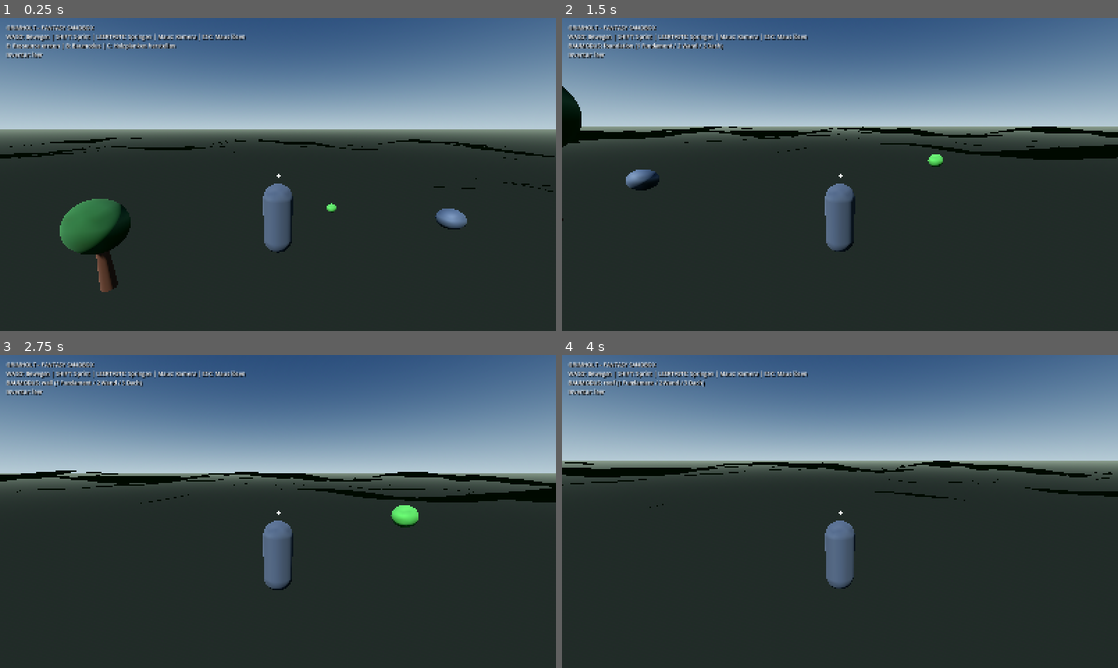
Above: before the commit, frames 1-4 (two rows, left to right).
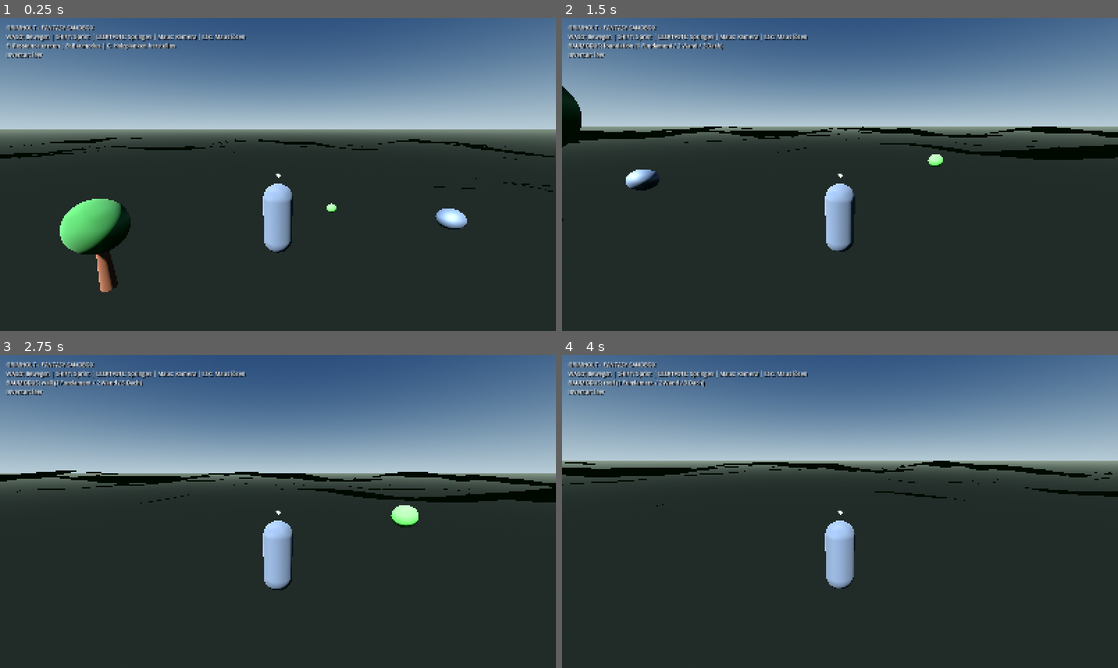
Above: after the commit, the same moments.

Repository: HazelTheSquirrel/Grimholt-Test
Game: Godot game, scene res://scenes/main.tscn
Same seed, same stepped clock (60 frames per second), same inputs: the game is played once before the commit and once after it.
Inputs (mouse positions are in pixels of both pictures, inside the frame that each line leads up to):
- Up to frame 1 (0.25 s): no input
- Up to frame 2 (1.5 s): tap Enter at 0.5 s; move the mouse to (867, 174) at 0.52 s; hold W (move_forward) from 0.53 s (still down); tap B at 0.6 s; click (867, 174) at 0.67 s; tap Space at 0.77 s; move the mouse to (812, 174) at 1.27 s; tap 1 at 1.35 s
- Up to frame 3 (2.75 s): keep holding W (move_forward); tap Space at 1.52 s; move the mouse to (289, 505) at 2.02 s; tap 2 at 2.1 s
- Up to frame 4 (4 s): keep holding W (move_forward); move the mouse to (834, 517) at 2.77 s; tap 3 at 2.85 s; click (834, 517) at 2.92 s; tap Space at 3.02, 3.77 s; move the mouse to (878, 514) at 3.52 s; tap C at 3.6 s

The runs differ from the first frame. In frame 1, 2.8% of the frame differs, in the area x 10-84%, y 49-88%; in frame 2, 1.2%; in frame 3, 1.3%; in frame 4, 1.0%.

Commit message:
Make the main world scene editable in the Godot editor

Diff:
--- a/Grimholt/scenes/main.tscn
+++ b/Grimholt/scenes/main.tscn
@@ -1,6 +1,80 @@
-[gd_scene load_steps=2 format=3]
+[gd_scene load_steps=8 format=3]
 
-[ext_resource type="Script" path="res://scripts/main.gd" id="1"]
+[ext_resource type="Script" path="res://scripts/main.gd" id="1_main"]
+[ext_resource type="Script" path="res://scripts/world/terrain_world.gd" id="2_terrain"]
+[ext_resource type="Script" path="res://scripts/player_controller.gd" id="3_player"]
+[ext_resource type="Script" path="res://scripts/systems/building_system.gd" id="4_building"]
+[ext_resource type="Script" path="res://scripts/systems/inventory.gd" id="5_inventory"]
+
+[sub_resource type="CapsuleShape3D" id="Capsule_player"]
+radius = 0.38
+height = 1.8
+
+[sub_resource type="CapsuleMesh" id="CapsuleMesh_player"]
+radius = 0.36
+height = 1.75
 
 [node name="Grimholt" type="Node3D"]
-script = ExtResource("1")
+script = ExtResource("1_main")
+
+[node name="WorldEnvironment" type="WorldEnvironment" parent="."]
+
+[node name="Sun" type="DirectionalLight3D" parent="."]
+rotation_degrees = Vector3(-48, -32, 0)
+light_energy = 1.2
+shadow_enabled = true
+
+[node name="TerrainWorld" type="Node3D" parent="."]
+script = ExtResource("2_terrain")
+
+[node name="PlayerBuildings" type="Node3D" parent="."]
+script = ExtResource("4_building")
+
+[node name="Player" type="CharacterBody3D" parent="."]
+script = ExtResource("3_player")
+floor_snap_length = 0.35
+floor_max_angle = 0.872665
+
+[node name="CollisionShape3D" type="CollisionShape3D" parent="Player"]
+position = Vector3(0, 0.9, 0)
+shape = SubResource("Capsule_player")
+
+[node name="BodyVisual" type="MeshInstance3D" parent="Player"]
+position = Vector3(0, 0.9, 0)
+mesh = SubResource("CapsuleMesh_player")
+
+[node name="CameraPivot" type="Node3D" parent="Player"]
+position = Vector3(0, 1.55, 0)
+rotation = Vector3(-0.20944, 0, 0)
+
+[node name="Camera3D" type="Camera3D" parent="Player/CameraPivot"]
+position = Vector3(0, 0.45, 5.2)
+fov = 72.0
+current = true
+
+[node name="Inventory" type="Node" parent="Player"]
+script = ExtResource("5_inventory")
+
+[node name="HUD" type="CanvasLayer" parent="Player"]
+
+[node name="StatusLabel" type="Label" parent="Player/HUD"]
+offset_left = 18.0
+offset_top = 16.0
+offset_right = 850.0
+offset_bottom = 110.0
+theme_override_font_sizes/font_size = 16
+
+[node name="Crosshair" type="Label" parent="Player/HUD"]
+anchors_preset = 8
+anchor_left = 0.5
+anchor_top = 0.5
+anchor_right = 0.5
+anchor_bottom = 0.5
+offset_left = -5.0
+offset_top = -13.0
+offset_right = 5.0
+offset_bottom = 13.0
+grow_horizontal = 2
+grow_vertical = 2
+text = "+"
+theme_override_font_sizes/font_size = 24
